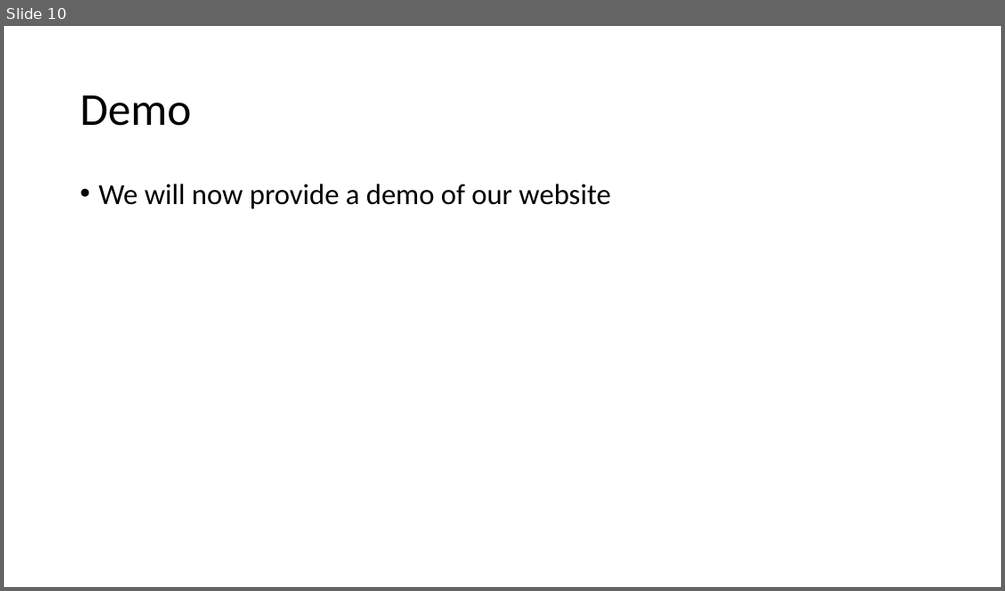
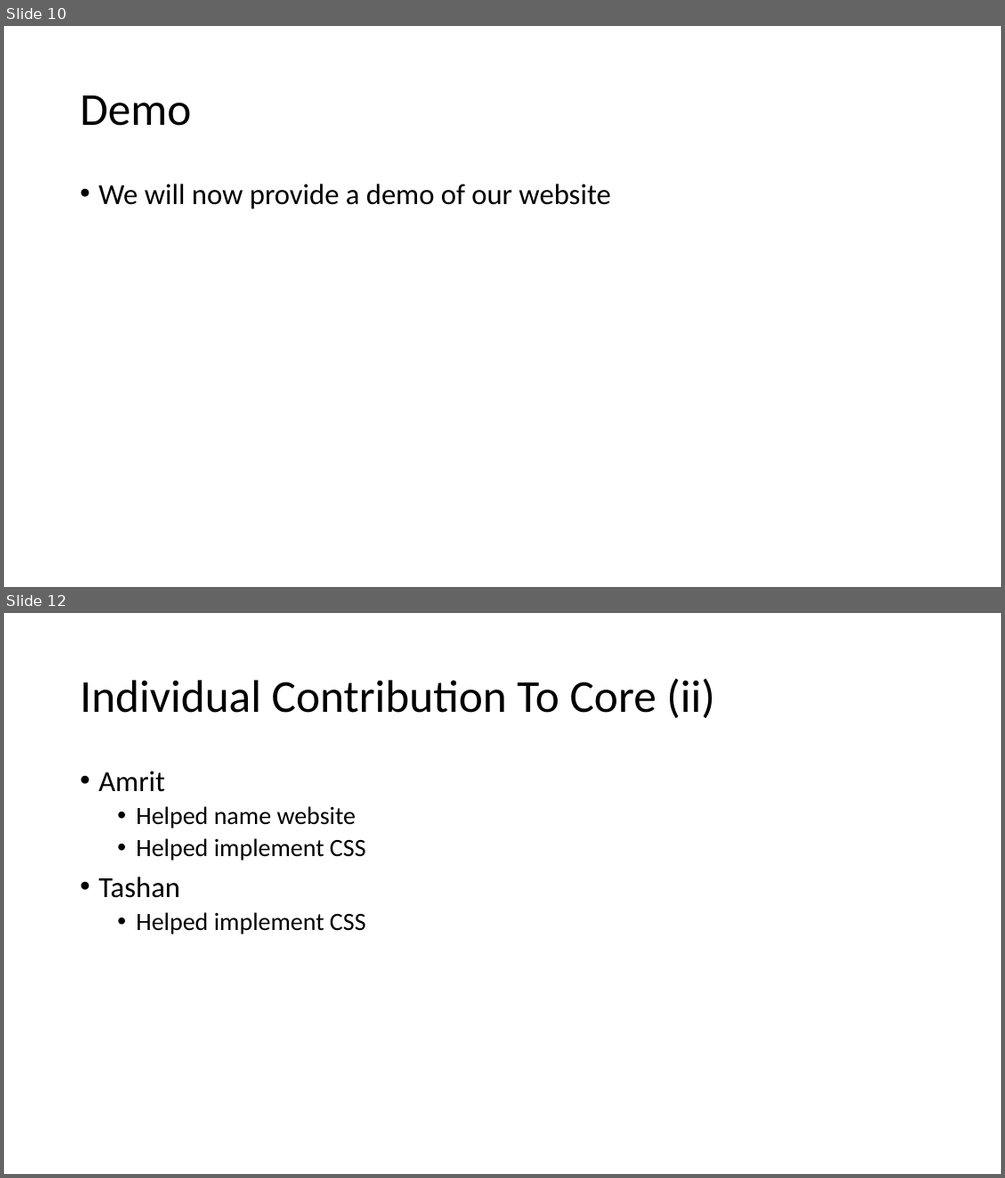
Before and after one commit to HamzaB93/UWL_Level5_Team_Project, a slide deck: Group_Docs/Team_Presentation_Group2.pptx. Shown one above the other, each under a label of ours: slide 10 before the commit, slides 10 and 12 after it; the slides between them are not shown. The pictures are 1005x591 and 1005x1178 pixels, drawn with LibreOffice and Linux fonts; fonts in the diff are those of the drawing. Boxes give left, top, right and bottom in pixels: in the first picture for what was removed or moved away, otherwise in the second. Text is boxed around its words. In the diff, an @@ line names an element or a change of style, - is before the commit and + after.

```diff
--- a/Group_Docs/Team_Presentation_Group2.pptx
+++ b/Group_Docs/Team_Presentation_Group2.pptx
@@ slide 12 added at (4,613,1001,1174), background #FFFFFF @@
@@ title added at (80,678,715,718), 44 pt, text #000000 @@
+Individual Contribution To Core (ii)
@@ text added at (98,771,366,934), 24 pt, text #000000 @@
+• Amrit
+  • Helped name website
+  • Helped implement CSS
+• Tashan
+  • Helped implement CSS
```
Also in this commit, not shown: 1 slide changed, 2 other slides added, 1 other file.
